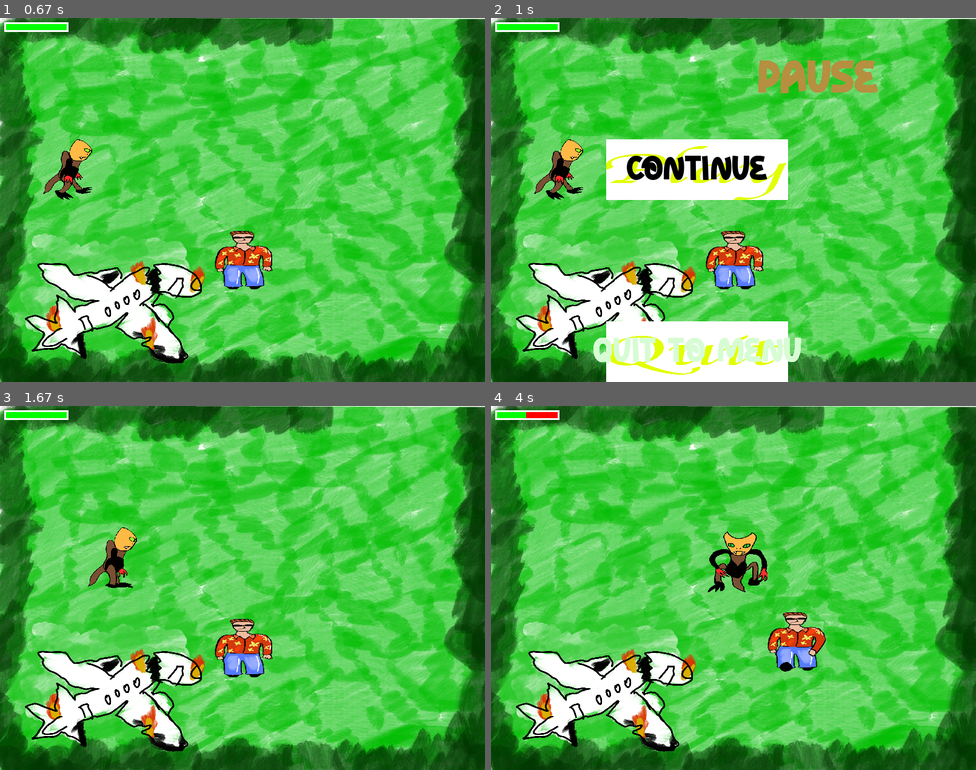
Above: before the commit, frames 1-4 (two rows, left to right).
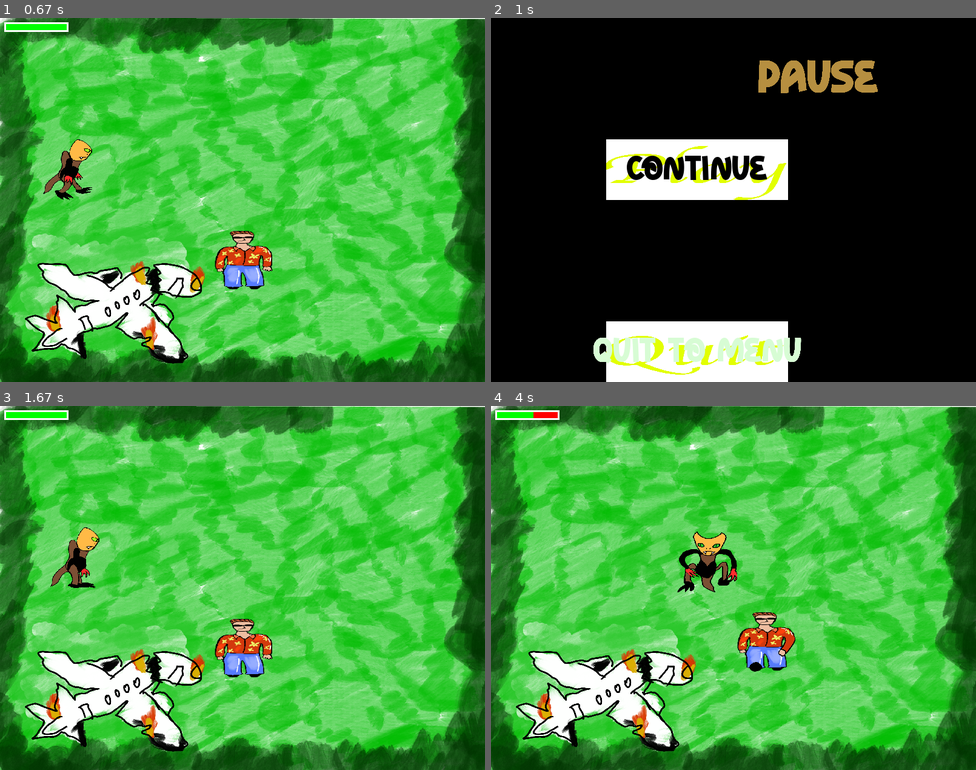
Above: after the commit, the same moments.

Repository: sartep1996/Final_Project_PyGame
Game: pygame game, started from main_menu.py
The game is run twice, just before and just after one commit, with the same random seed, the same clock (stepped at 60 frames per second) and the same inputs.
Inputs (mouse positions are in pixels of both pictures, inside the frame that each line leads up to):
- Up to frame 1 (0.67 s): click "PLAY" at 0.38 s
- Up to frame 2 (1 s): tap P at 0.67 s
- Up to frame 3 (1.67 s): click "QUIT TO MENU" at 1.05 s; click (203, 558) at 1.55 s, where only the run after the commit has a clickable "PLAY"
- Up to frame 4 (4 s): hold D 1.83-2.3 s; move the mouse to (583, 675) at 1.87 s; hold W 2.33-2.63 s; hold D 2.67-3.13 s; hold A 3.17-3.7 s; hold S from 3.73 s (still down)

Frame 1 is identical in both runs. In frame 2, 84% of the frame differs, in the area x 0-100%, y 0-100%; in frame 3, 1.5%; in frame 4, 3.9%.

Commit message:
pause and return to menu functions fixed

Diff:
--- a/pause.py
+++ b/pause.py
@@ -5,6 +5,7 @@
 
 
 def pause(screen):
+    from main_menu import main_menu
     pg.init()
     paused = True
 
@@ -49,7 +50,7 @@
                     paused = False
 
                 if QUIT_TO_MENU.checkForInput(PAUSE_MENU_MOUSE_POS):
-                    return "QUIT_TO_MENU"
+                    main_menu()
 
         screen.blit(PAUSE_MENU_TEXT, PAUSE_MENU_RECT)
         CONTINUE_BUTTON.changeColor(PAUSE_MENU_MOUSE_POS)
Not shown, added: .DS_Store
